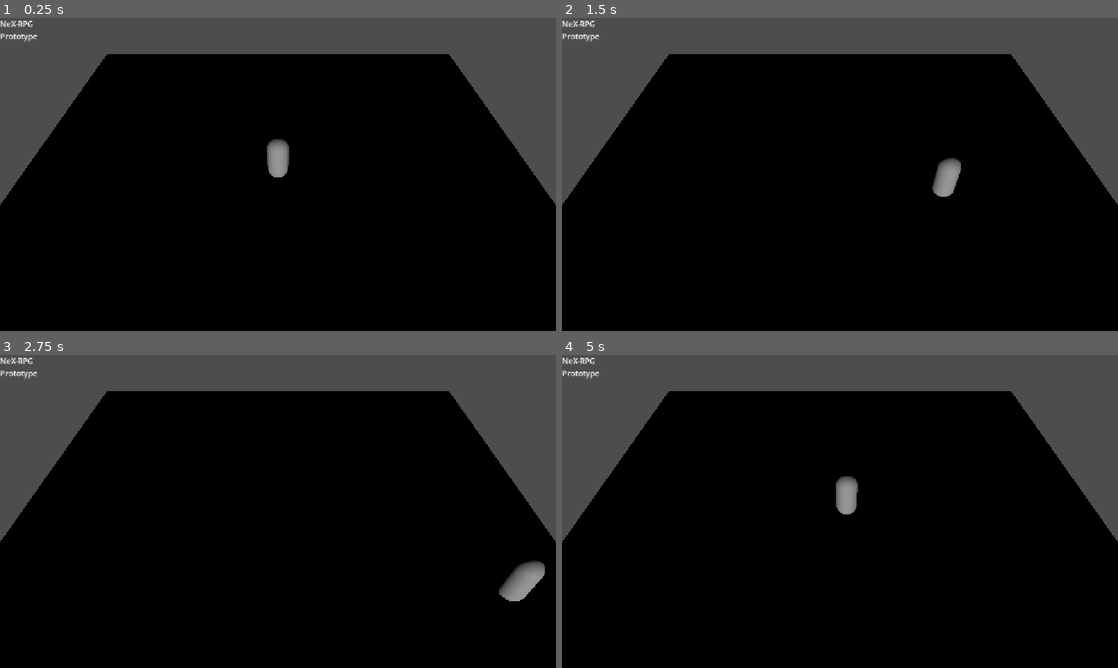
Above: before the commit, frames 1-4 (two rows, left to right).
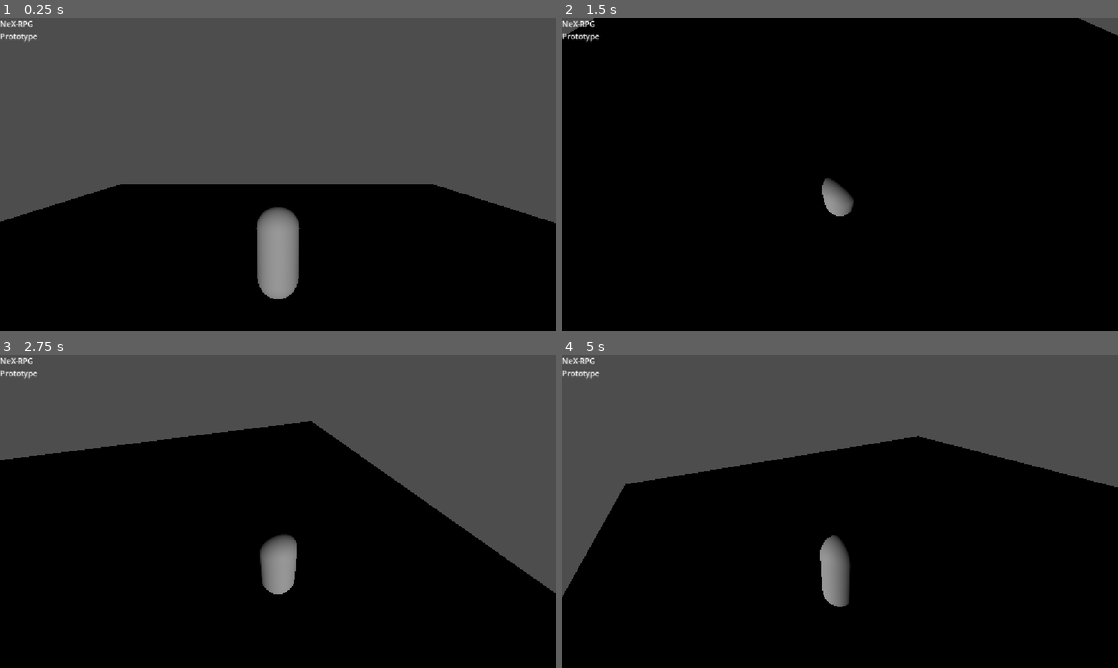
Above: after the commit, the same moments.

Repository: arturkramar535/NeX-RPG
Game: Godot game, scene res://scenes/world/World.tscn
Same seed, same stepped clock (60 frames per second), same inputs: the game is played once before the commit and once after it. The project has no main scene, so this scene is started directly.
Inputs (mouse positions are in pixels of both pictures, inside the frame that each line leads up to):
- Up to frame 1 (0.25 s): no input
- Up to frame 2 (1.5 s): tap Enter at 0.5 s; move the mouse to (962, 158) at 0.52 s; hold D (move_right) 0.53-1.28 s; move the mouse to (728, 190) at 1.27 s; hold S (move_down) from 1.28 s (still down)
- Up to frame 3 (2.75 s): move the mouse to (333, 442) at 2.02 s; release S (move_down) at 2.03 s; hold D (move_right) from 2.03 s (still down)
- Up to frame 4 (5 s): move the mouse to (812, 574) at 2.77 s; release D (move_right) at 2.78 s; hold W (move_up) 2.78-3.53 s; move the mouse to (1006, 558) at 3.52 s; hold A (move_left) from 3.53 s (still down); tap Escape (ui_cancel) at 4.15 s; move the mouse to (673, 464) at 4.27 s

The runs differ from the first frame. In frame 1, 37% of the frame differs, in the area x 0-100%, y 11-90%; in frame 2, 21%; in frame 3, 20%; in frame 4, 19%.

Commit message:
Add third person camera system

Diff:
--- a/scenes/characters/CharacterBody3D.tscn
+++ b/scenes/characters/CharacterBody3D.tscn
@@ -19,3 +19,13 @@
 
 [node name="Visual" type="MeshInstance3D" parent="." unique_id=934377491]
 mesh = SubResource("CapsuleMesh_4lv1d")
+
+[node name="CameraPivot" type="Node3D" parent="." unique_id=134348542]
+transform = Transform3D(1, 0, 0, 0, 1, 0, 0, 0, 1, 0, 1.5, 0)
+
+[node name="SpringArm3D" type="SpringArm3D" parent="CameraPivot" unique_id=273401511]
+spring_length = 4.0
+
+[node name="Camera3D" type="Camera3D" parent="CameraPivot/SpringArm3D" unique_id=2072762560]
+current = true
+fov = 70.0
--- a/scenes/characters/player.tscn
+++ b/scenes/characters/player.tscn
@@ -1,6 +1,7 @@
 [gd_scene format=3 uid="uid://bmx6ynphorvcb"]
 
 [ext_resource type="Script" uid="uid://2w0sq424sedw" path="res://scripts/player/player_controller.gd" id="1_rp718"]
+[ext_resource type="Script" uid="uid://cbm35l57kfnh5" path="res://scripts/player/third_person_camera.gd" id="2_yewv4"]
 
 [sub_resource type="CapsuleShape3D" id="CapsuleShape3D_4lv1d"]
 radius = 0.4
@@ -19,3 +20,15 @@
 
 [node name="Visual" type="MeshInstance3D" parent="." unique_id=934377491]
 mesh = SubResource("CapsuleMesh_4lv1d")
+
+[node name="CameraPivot" type="Node3D" parent="." unique_id=134348542]
+transform = Transform3D(1, 0, 0, 0, 1, 0, 0, 0, 1, 0, 1.5, 0)
+script = ExtResource("2_yewv4")
+
+[node name="SpringArm3D" type="SpringArm3D" parent="CameraPivot" unique_id=273401511]
+transform = Transform3D(1, 0, 0, 0, 0.9848077, 0.17364818, 0, -0.17364818, 0.9848077, 0, 0, 0)
+spring_length = 4.0
+
+[node name="Camera3D" type="Camera3D" parent="CameraPivot/SpringArm3D" unique_id=2072762560]
+current = true
+fov = 70.0
--- a/scenes/world/World.tscn
+++ b/scenes/world/World.tscn
@@ -20,13 +20,6 @@
 [node name="Ground" type="MeshInstance3D" parent="." unique_id=1309015744]
 mesh = SubResource("PlaneMesh_4lv1d")
 
-[node name="GameCamera" type="Camera3D" parent="." unique_id=2026590949]
-transform = Transform3D(1, 0, 0, 0, 0.70710677, 0.70710677, 0, -0.70710677, 0.70710677, 0, 10, 10)
-keep_aspect = 0
-current = true
-
-[node name="Player" parent="." unique_id=2102119853 instance=ExtResource("1_5qbjp")]
-
 [node name="UI" type="CanvasLayer" parent="." unique_id=790897373]
 
 [node name="DebugLabel" type="Label" parent="UI" unique_id=1900394759]
@@ -40,3 +33,6 @@
 [node name="CollisionShape3D" type="CollisionShape3D" parent="GroundCollision" unique_id=647494975]
 transform = Transform3D(1, 0, 0, 0, 1, 0, 0, 0, 1, 0, -0.1, 0)
 shape = SubResource("BoxShape3D_4lv1d")
+
+[node name="Player" parent="." unique_id=2102119853 instance=ExtResource("1_5qbjp")]
+transform = Transform3D(1, 0, 0, 0, 1, 0, 0, 0, 1, 0.07615745, 1.0000002, -0.009738684)
--- a/scripts/player/player_controller.gd
+++ b/scripts/player/player_controller.gd
@@ -1,18 +1,29 @@
 extends CharacterBody3D
 
-## Basic player movement controller.
-## Input is handled through the global InputManager.
+## Basic third-person player controller.
 
 @export var movement_speed: float = 5.0
+
+@onready var camera_pivot: Node3D = $CameraPivot
 
 
 func _physics_process(_delta: float) -> void:
 	var input_direction := InputManager.get_movement_vector()
 
-	var direction := Vector3(
-		input_direction.x,
-		0.0,
-		input_direction.y
+	var camera_basis := camera_pivot.global_transform.basis
+
+	var forward := -camera_basis.z
+	var right := camera_basis.x
+
+	forward.y = 0.0
+	right.y = 0.0
+
+	forward = forward.normalized()
+	right = right.normalized()
+
+	var direction := (
+		right * input_direction.x
+		+ forward * input_direction.y
 	)
 
 	if direction.length() > 1.0:
--- /dev/null
+++ b/scripts/player/third_person_camera.gd
@@ -0,0 +1,30 @@
+extends Node3D
+
+## Basic third-person camera controller.
+
+@export var mouse_sensitivity: float = 0.003
+@export var min_pitch: float = -60.0
+@export var max_pitch: float = 45.0
+
+var pitch: float = -10.0
+
+
+func _ready() -> void:
+	Input.set_mouse_mode(Input.MOUSE_MODE_CAPTURED)
+
+
+func _unhandled_input(event: InputEvent) -> void:
+	if event is InputEventMouseMotion:
+		rotate_y(-event.relative.x * mouse_sensitivity)
+
+		pitch -= event.relative.y * mouse_sensitivity
+		pitch = clamp(
+			pitch,
+			deg_to_rad(min_pitch),
+			deg_to_rad(max_pitch)
+		)
+
+		rotation.x = pitch
+
+	if event.is_action_pressed("ui_cancel"):
+		Input.set_mouse_mode(Input.MOUSE_MODE_VISIBLE)
Not shown, added: scripts/player/third_person_camera.gd.uid
